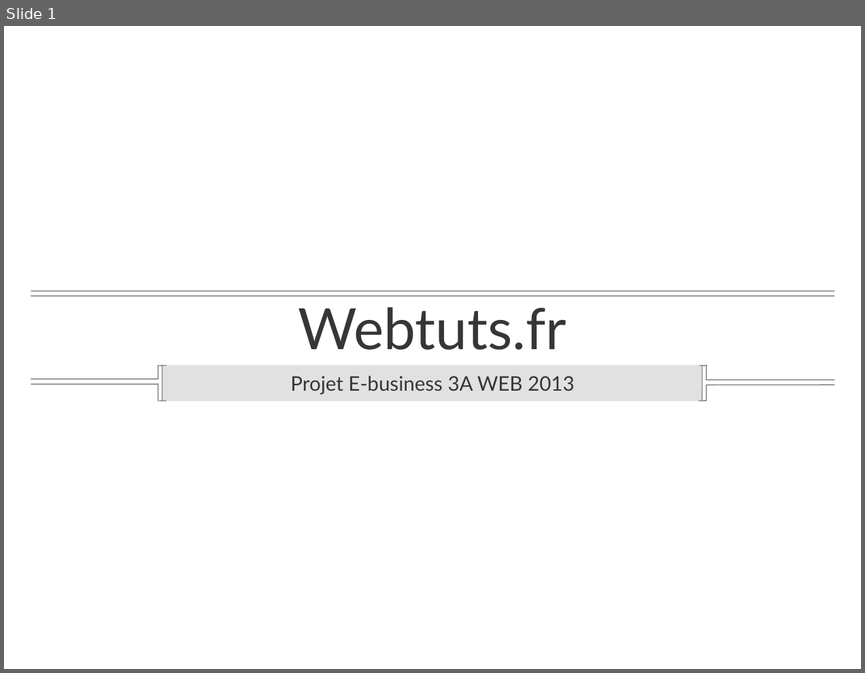
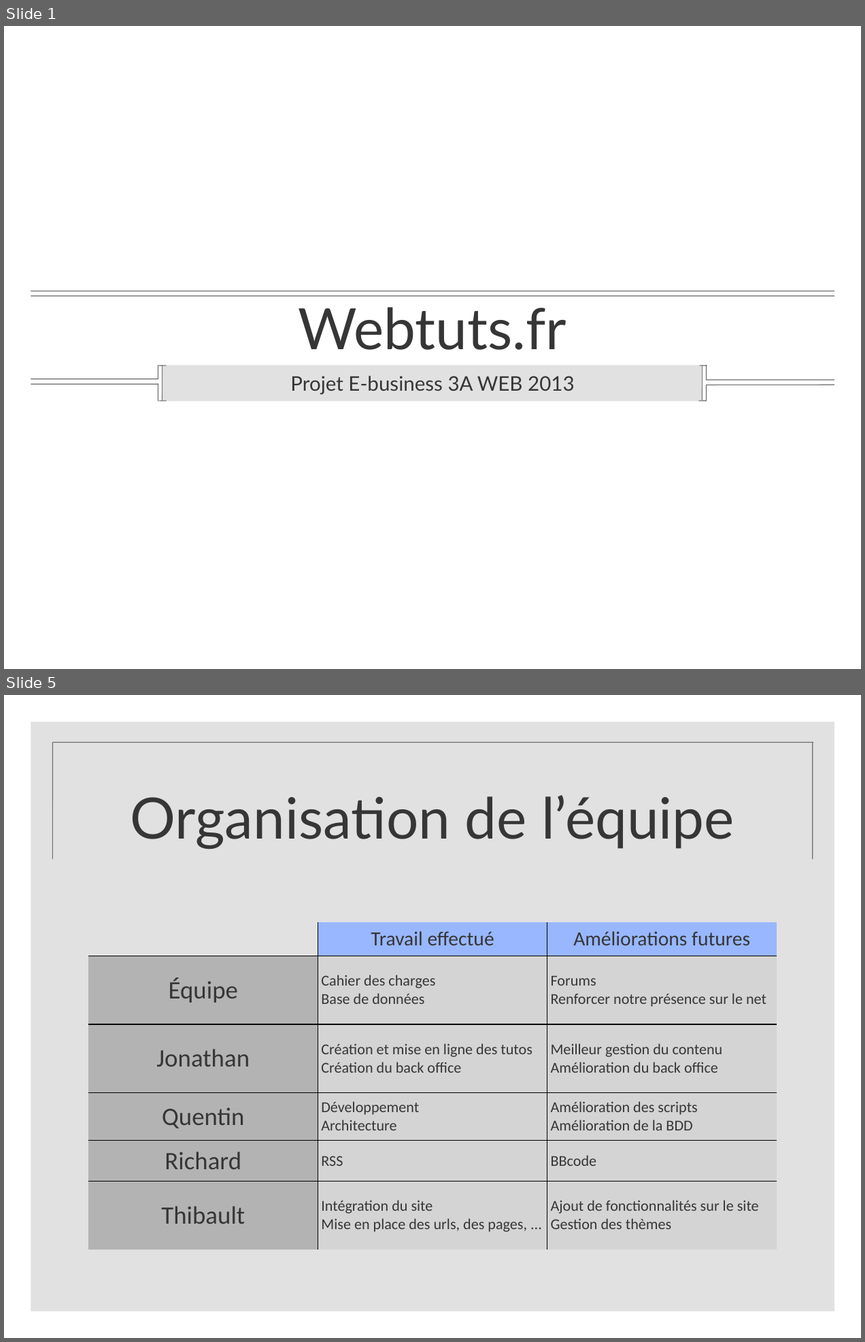
Before and after one commit to fitzlucassen/Webtuts.fr, a slide deck: documents/blog.ppt. Shown one above the other, each under a label of ours: slide 1 before the commit, slides 1 and 5 after it; the slides between them are not shown. The pictures are 865x673 and 865x1342 pixels, drawn with LibreOffice and Linux fonts; fonts in the diff are those of the drawing; background and template pictures are left out. Boxes give left, top, right and bottom in pixels: in the first picture for what was removed or moved away, otherwise in the second. Text is boxed around its words. In the diff, an @@ line names an element or a change of style, - is before the commit and + after.

```diff
--- a/documents/blog.ppt
+++ b/documents/blog.ppt
@@ slide 5 added at (4, 695, 861, 1338), background picture (left out) @@
@@ rectangle added at (31, 722, 834, 1311), fill #B5B5B7 at 40% opacity @@
@@ line added from (53, 859) to (53, 742), #6D6D6D 0.99 pt @@
@@ line added from (813, 742) to (53, 742), #6D6D6D 0.99 pt @@
@@ line added from (813, 859) to (813, 742), #6D6D6D 0.99 pt @@
@@ title added at (130, 795, 734, 849), 68 pt, text #363636 @@
+Organisation de l’équipe
@@ table added at (88, 921, 777, 1258), 6 rows, 3 columns @@
+ | Travail effectué | Améliorations futures
+Équipe | Cahier des charges / Base de données | Forums / Renforcer notre présence sur le net
+Jonathan | Création et mise en ligne des tutos / Création du back office | Meilleur gestion du contenu / Amélioration du back office
+Quentin | Développement / Architecture | Amélioration des scripts / Amélioration de la BDD
+Richard | RSS | BBcode
+Thibault | Intégration du site / Mise en place des urls, des pages, ... | Ajout de fonctionnalités sur le site / Gestion des thèmes
```
Also in this commit, not shown: 3 slides changed, 5 other slides added, 4 slides removed, 3 other files.
